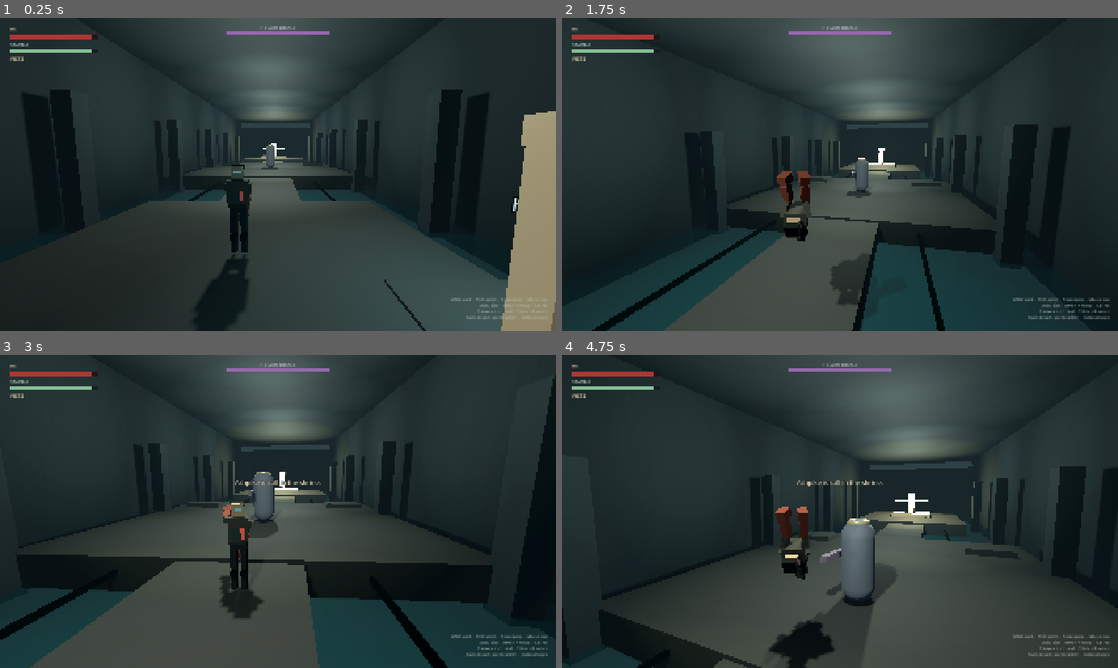
Above: before the commit, frames 1-4 (two rows, left to right).
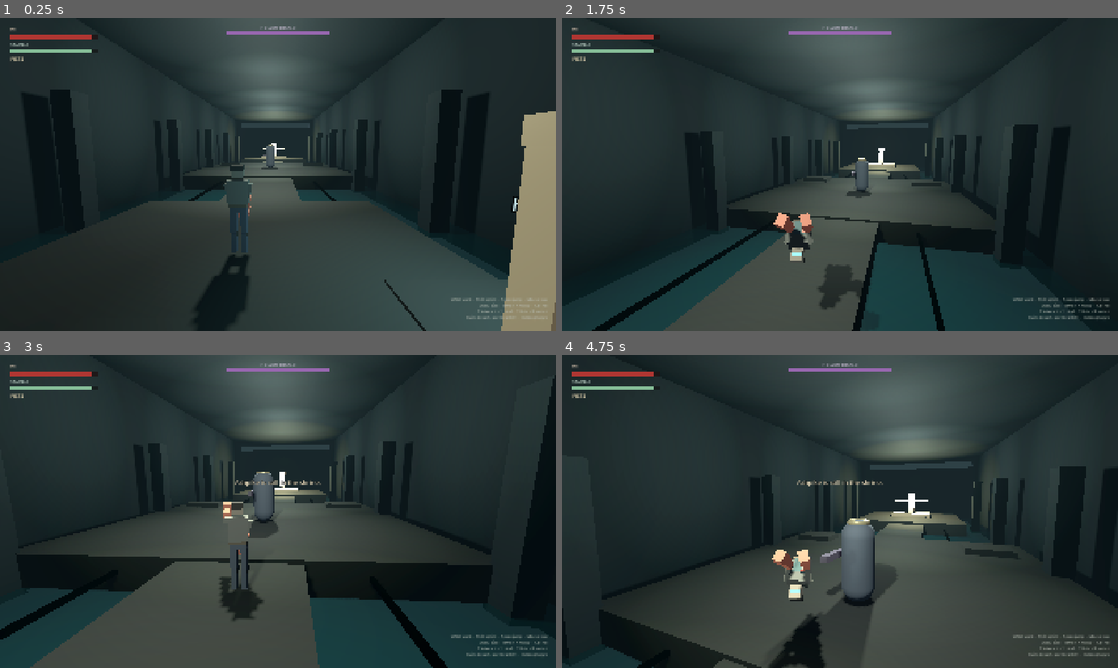
Above: after the commit, the same moments.

Repository: myat93/line7
Game: Godot game, scene res://main.tscn
Two runs of this game, one before a commit and one after it. Both use one fixed random seed, a clock stepped at 60 frames per second and the inputs below.
Inputs (mouse positions are in pixels of both pictures, inside the frame that each line leads up to):
- Up to frame 1 (0.25 s): no input
- Up to frame 2 (1.75 s): tap Enter at 0.5 s; move the mouse to (867, 174) at 0.52 s; hold Ctrl (roll) 0.53-1.28 s; hold W (move_forward) from 0.53 s (still down); click (867, 174) at 0.67 s; tap Space (jump) at 0.77, 1.52 s; tap Shift (sprint) at 0.8, 1.35 s; move the mouse to (812, 174) at 1.27 s; tap Ctrl (roll) at 1.55 s
- Up to frame 3 (3 s): keep holding W (move_forward); move the mouse to (289, 505) at 2.02 s; hold 1 (bind_ashpike) 2.03-2.78 s; tap Shift (sprint) at 2.3 s; move the mouse to (272, 517) at 2.77 s; tap 2 (bind_fists) at 2.85 s; click (272, 517) at 2.92 s
- Up to frame 4 (4.75 s): keep holding W (move_forward); tap Space (jump) at 3.02, 3.77, 4.52 s; tap Ctrl (roll) at 3.05, 4.55 s; move the mouse to (878, 514) at 3.52 s; hold Right mouse button (heavy_attack) 3.53-4.28 s; tap Shift (sprint) at 3.8 s; move the mouse to (795, 508) at 4.27 s; tap E (interact) at 4.35 s

The runs differ from the first frame. In frame 1, 0.9% of the frame differs, in the area x 38-46%, y 46-83%; in frame 2, 1.7%, in the area x 38-56%, y 48-94%; in frame 3, 0.8%; in frame 4, 1.7%.

Commit message:
Brighten the HE blockout and make jab/roll/sprint poses read
Author the GLB Godot-forward so the visor faces MeshRoot -Z, lift
albedos for the dim undercroft, and tuck/lean named joints harder.

Co-authored-by: myat93 <myat93@users.noreply.github.com>

Diff:
--- a/characters/he/he.gd
+++ b/characters/he/he.gd
@@ -41,6 +41,7 @@
 var _blockout: Node3D
 var _pose: Dictionary = {}
 var _pose_rest: Dictionary = {}
+var _pose_rest_pos: Dictionary = {}
 
 
 func _ready() -> void:
@@ -388,6 +389,7 @@
 func _cache_pose_nodes() -> void:
 	_pose.clear()
 	_pose_rest.clear()
+	_pose_rest_pos.clear()
 	if _blockout == null:
 		return
 	for part_name in POSE_PARTS:
@@ -396,6 +398,7 @@
 			continue
 		_pose[part_name] = node
 		_pose_rest[part_name] = node.rotation
+		_pose_rest_pos[part_name] = node.position
 
 
 func _part_rot(part_name: String, extra: Vector3) -> void:
@@ -404,6 +407,14 @@
 		return
 	var rest: Vector3 = _pose_rest.get(part_name, Vector3.ZERO)
 	node.rotation = rest + extra
+
+
+func _part_pos(part_name: String, extra: Vector3) -> void:
+	var node: Node3D = _pose.get(part_name) as Node3D
+	if node == null:
+		return
+	var rest: Vector3 = _pose_rest_pos.get(part_name, node.position)
+	node.position = rest + extra
 
 
 func _refresh_stance_visual() -> void:
@@ -448,6 +459,7 @@
 
 
 func _pose_idle() -> void:
+	_part_pos("Hips", Vector3.ZERO)
 	_part_rot("Hips", Vector3.ZERO)
 	_part_rot("Torso", Vector3.ZERO)
 	_part_rot("Head", Vector3.ZERO)
@@ -465,8 +477,9 @@
 
 func _pose_sprint() -> void:
 	var swing := sin(Time.get_ticks_msec() * 0.012)
-	_part_rot("Hips", Vector3(0.08, 0.0, 0.0))
-	_part_rot("Torso", Vector3(0.28, swing * 0.04, 0.0))
+	_part_pos("Hips", Vector3(0.0, -0.04, -0.06))
+	_part_rot("Hips", Vector3(0.12, 0.0, 0.0))
+	_part_rot("Torso", Vector3(0.42, swing * 0.05, 0.0))
 	_part_rot("Head", Vector3(-0.08, 0.0, 0.0))
 	_part_rot("L_UpperArm", Vector3(0.55 + swing * 0.45, 0.05, 0.12))
 	_part_rot("L_Forearm", Vector3(0.35, 0.0, 0.0))
@@ -518,8 +531,9 @@
 	var tuck := 1.0
 	if _state_time > 0.26:
 		tuck = 1.0 - clampf((_state_time - 0.26) / 0.14, 0.0, 1.0)
-	_part_rot("Hips", Vector3(1.15, 0.0, 0.0) * tuck)
-	_part_rot("Torso", Vector3(0.62, 0.0, 0.0) * tuck)
+	_part_pos("Hips", Vector3(0.0, -0.38, -0.18) * tuck)
+	_part_rot("Hips", Vector3(1.45, 0.0, 0.0) * tuck)
+	_part_rot("Torso", Vector3(0.75, 0.0, 0.0) * tuck)
 	_part_rot("Head", Vector3(0.35, 0.0, 0.0) * tuck)
 	_part_rot("L_Thigh", Vector3(-1.35, 0.0, 0.12) * tuck)
 	_part_rot("R_Thigh", Vector3(-1.45, 0.0, -0.12) * tuck)
--- a/core/game.gd
+++ b/core/game.gd
@@ -29,6 +29,10 @@
 		var sim := Node.new()
 		sim.set_script(load("res://tools/play_sim.gd"))
 		add_child(sim)
+	if OS.get_cmdline_user_args().has("--pose-shots"):
+		var shots := Node.new()
+		shots.set_script(load("res://tools/pose_shots.gd"))
+		add_child(shots)
 
 
 func restart() -> void:
--- /dev/null
+++ b/tools/pose_shots.gd
@@ -0,0 +1,77 @@
+extends Node
+
+## Launch with `-- --pose-shots`. Writes idle / jab / heavy / roll / sprint stills.
+
+const OUT_DIR := "/opt/cursor/artifacts/screenshots"
+
+var _he: HE
+var _cam: Camera3D
+
+
+func _ready() -> void:
+	get_tree().create_timer(0.35).timeout.connect(_run)
+
+
+func _run() -> void:
+	_he = Game.player as HE
+	if _he == null:
+		push_error("POSE_SHOTS: no HE")
+		get_tree().quit(1)
+		return
+	DirAccess.make_dir_recursive_absolute(OUT_DIR)
+	_cam = _he.get_node("CameraPivot/SpringArm3D/Camera3D") as Camera3D
+	_he.global_position = Vector3(0.0, 1.05, 0.0)
+	_he.velocity = Vector3.ZERO
+	_he.mesh_root.rotation.y = PI
+	## Three-quarter over the shoulder so fist arcs and the roll tuck read.
+	_he._look_yaw = PI + 0.72
+	_he._look_pitch = -0.18
+	_he.camera_pivot.rotation = Vector3(_he._look_pitch, _he._look_yaw, 0.0)
+	if _cam:
+		_cam.h_offset = 0.05
+	var spring := _he.get_node_or_null("CameraPivot/SpringArm3D") as SpringArm3D
+	if spring:
+		spring.spring_length = 2.6
+	await _shot("he_idle_readable", func() -> void:
+		_he.state = HE.State.FREE
+		_he._sprinting = false
+		_he._update_visual_pose()
+	)
+	await _shot("he_jab_snap_readable", func() -> void:
+		_he.state = HE.State.ATTACK
+		_he._attack = Combat.fists_light()
+		_he._state_time = 0.12
+		_he._update_visual_pose()
+	)
+	await _shot("he_heavy_commit_readable", func() -> void:
+		_he.state = HE.State.ATTACK
+		_he._attack = Combat.fists_heavy()
+		_he._state_time = 0.40
+		_he._update_visual_pose()
+	)
+	await _shot("he_roll_tuck_readable", func() -> void:
+		_he.state = HE.State.ROLL
+		_he._state_time = 0.12
+		_he._update_visual_pose()
+	)
+	await _shot("he_sprint_lean_readable", func() -> void:
+		_he.state = HE.State.FREE
+		_he._sprinting = true
+		_he._update_visual_pose()
+	)
+	print("HE_POSE_SHOTS_OK")
+	get_tree().quit(0)
+
+
+func _shot(name: String, setup: Callable) -> void:
+	setup.call()
+	await get_tree().process_frame
+	await get_tree().process_frame
+	await RenderingServer.frame_post_draw
+	var img: Image = get_viewport().get_texture().get_image()
+	if img == null:
+		push_error("POSE_SHOTS: empty viewport for %s" % name)
+		return
+	var path := "%s/%s.png" % [OUT_DIR, name]
+	var err := img.save_png(path)
+	print("WROTE ", path, " ", err, " ", img.get_width(), "x", img.get_height())
--- a/tools/slice_check.gd
+++ b/tools/slice_check.gd
@@ -104,6 +104,14 @@
 		failures.append("HE capsule collision/hurtbox must remain.")
 	if he_text.contains("CapsuleMesh"):
 		failures.append("HE visual must not be a capsule mesh; instance the blockout GLB.")
+	var glb := load("res://characters/he/he_blockout.glb") as PackedScene
+	if glb == null:
+		failures.append("he_blockout.glb did not import as a PackedScene.")
+	else:
+		var visual: Node = glb.instantiate()
+		if visual.find_child("Hips", true, false) == null or visual.find_child("L_Fist", true, false) == null:
+			failures.append("he_blockout.glb is missing pose joints (Hips / L_Fist).")
+		visual.free()
 	if load("res://ruins/fallen_castle/camp_kit.gd") == null:
 		failures.append("camp_kit.gd failed to compile.")
 	var castle_src := FileAccess.get_file_as_string("res://ruins/fallen_castle/fallen_castle.gd")
Binary file changed: characters/he/he_blockout.glb
Not shown, added: tools/pose_shots.gd.uid
Not shown, changed: README.md
Not shown, changed: characters/he/README.md
Not shown, changed: characters/he/build_he_blockout.py
